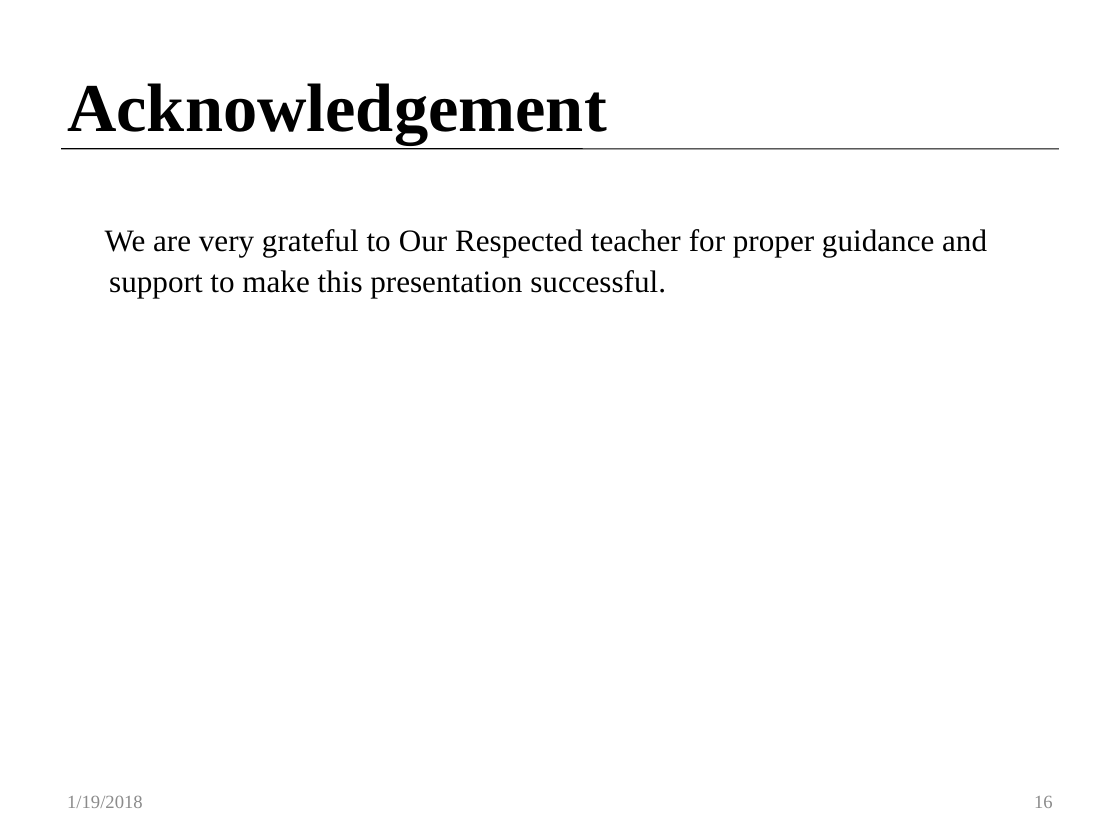
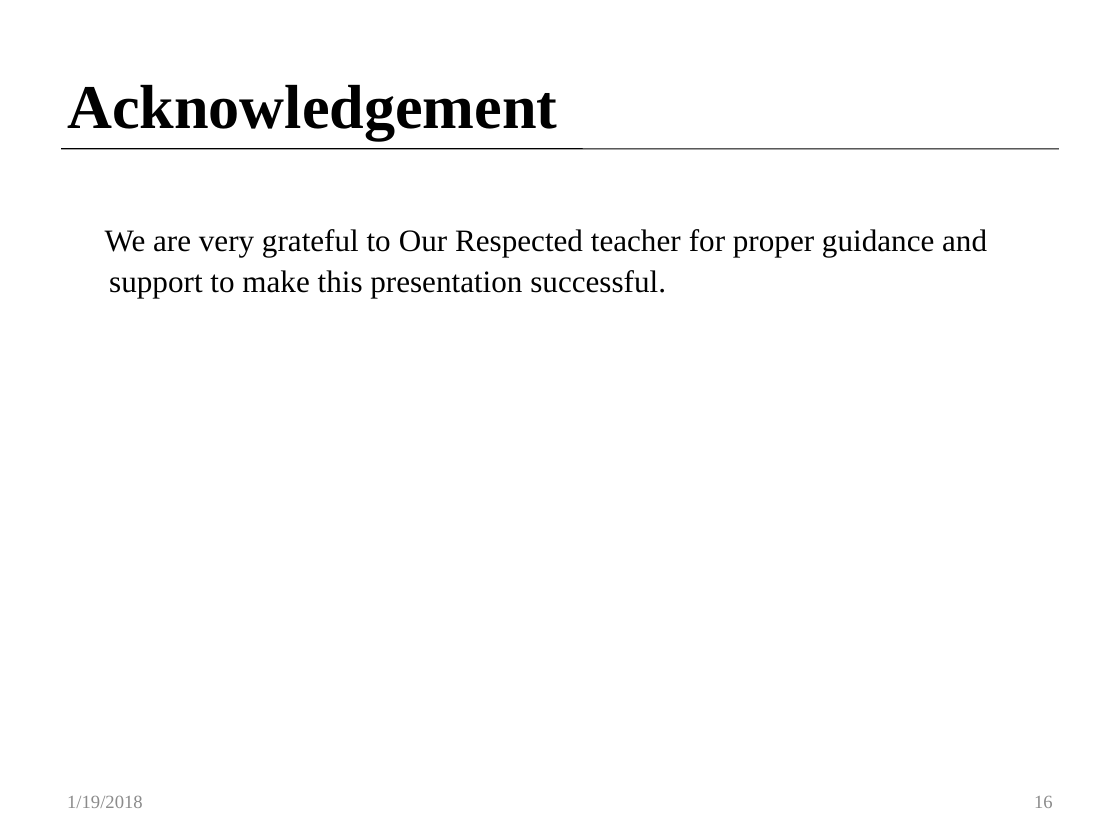
Before and after one commit to Customer-Churn-Prediction/Project-Machine-Learning, a slide deck: slide 16 of Customer Churn Prediction In Telecom Industry.pptx. Drawn at 1120x840 pixels with LibreOffice and Linux fonts; fonts in the diff are those of the drawing. Boxes give left, top, right and bottom in pixels: in the first picture for what was removed or moved away, otherwise in the second. Text is boxed around its words. In the diff, an @@ line names an element or a change of style, - is before the commit and + after.

```diff
--- a/Customer Churn Prediction In Telecom Industry.pptx
+++ b/Customer Churn Prediction In Telecom Industry.pptx
@@ title "Acknowledgement" at [67,84,557,140]: size 44 to 40 pt @@
```
Also in this commit, not shown: 14 other slides changed.
